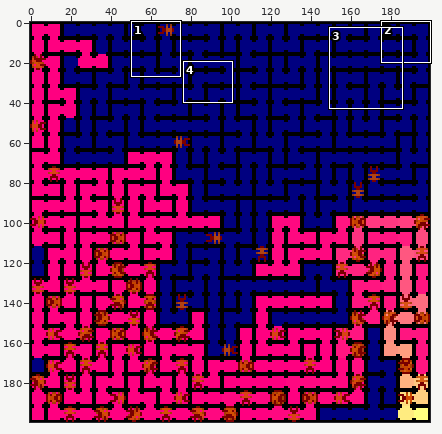
File history of a sprite sheet, MyFirstFood.png. The first picture is a wide view before the edit; the outline marks the close-up.
Close-up. Before:
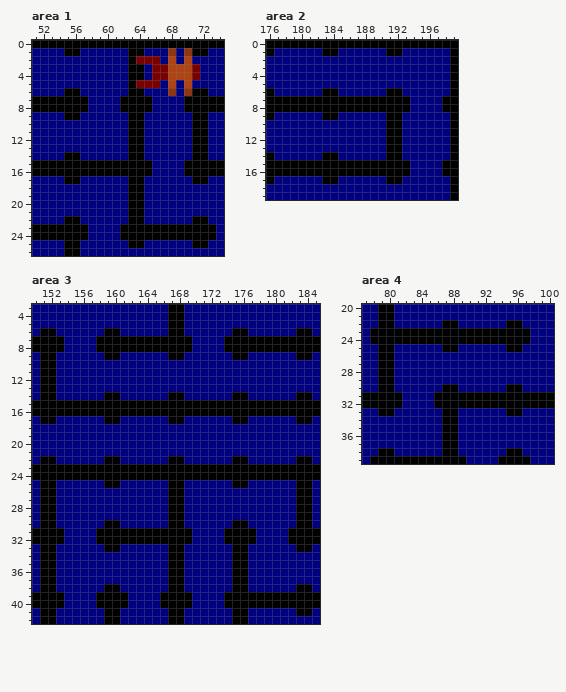
The file is 200x200 pixels. Colours within 5 levels of each other are drawn and written as one. Shown: area 1: x 51..74, y 0..26; area 2: x 176..199, y 0..19; area 3: x 150..185, y 3..42; area 4: x 77..100, y 20..39. The commit also changed other parts of the picture, which this record leaves out.
New version:
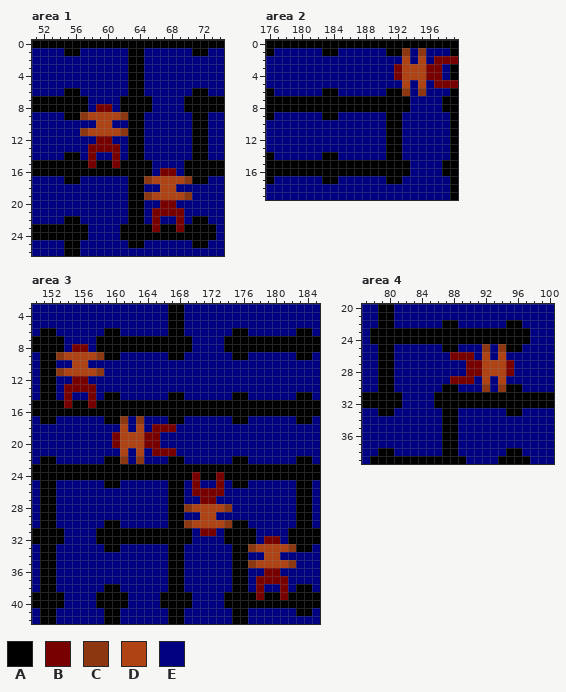
Palette (. is transparent): A #000000  B #790000  C #8d3710  D #b04314  E #000080
The edit:
Changed rows in their new state; - is an unchanged pixel.
Area 1:
first column x 57:
 1 -----------E-E-
 2 -------AEE-E-E-
 3 ---------EEEEEE
 4 ---------EEEEEE
 5 -------AEE-E-E-
 6 -----------E-E-
 8 --BB-----------
 9 CDDDDC---------
10 --DD-----------
11 CDDDDC---------
12 --BB-----------
13 -BBBB----------
14 -B--B----------
15 -B--B----------
16 ----------BB---
17 --------CDDDDC-
18 ----------DD---
19 --------CDDDDC-
20 ----------BB---
21 ---------BBBB--
22 ---------B--B--
23 ---------B--B--
Area 2:
first column x 192:
 1 -C-C----
 2 -D-D-BBB
 3 BDDDBB--
 4 BDDDBB--
 5 -D-D-BBB
 6 -C-C----
Area 3:
first column x 153:
 8 --BB--------------------------
 9 CDDDDC------------------------
10 --DD--------------------------
11 CDDDDC------------------------
12 --BB--------------------------
13 -BBBB-------------------------
14 -B--B-------------------------
15 -B--B-------------------------
17 --------C-C-------------------
18 --------D-D-BBB---------------
19 -------BDDDBB-----------------
20 -------BDDDBB-----------------
21 --------D-D-BBB---------------
22 --------C-C-------------------
24 -----------------B--B---------
25 -----------------B--B---------
26 -----------------BBBB---------
27 ------------------BB----------
28 ----------------CDDDDC--------
29 ------------------DD----------
30 ----------------CDDDDC--------
31 ------------------BB----------
32 --------------------------BB--
33 ------------------------CDDDDC
34 --------------------------DD--
35 ------------------------CDDDDC
36 --------------------------BB--
37 -------------------------BBBB-
38 -------------------------B--B-
39 -------------------------B--B-
Area 4:
first column x 88:
25 ----C-C-
26 BBB-D-D-
27 --BBDDDB
28 --BBDDDB
29 BBB-D-D-
30 ----C-C-
